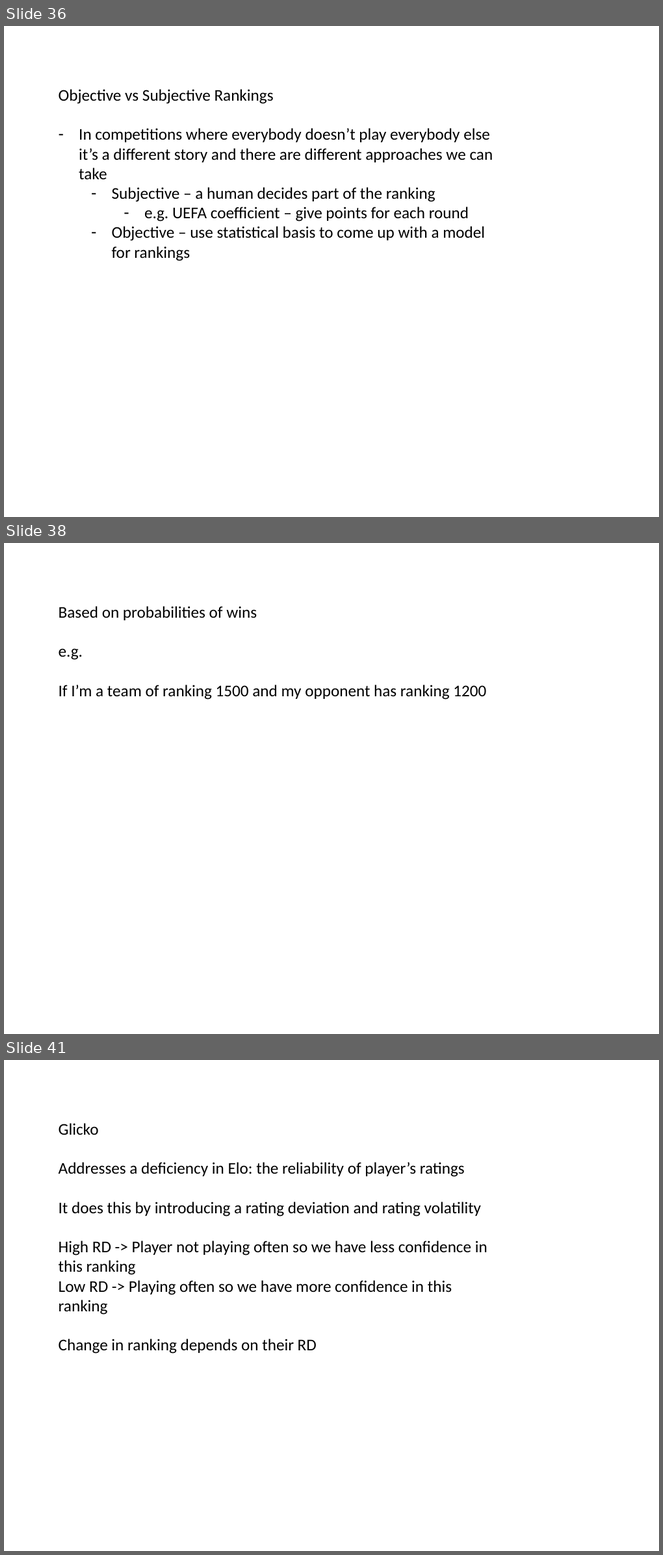
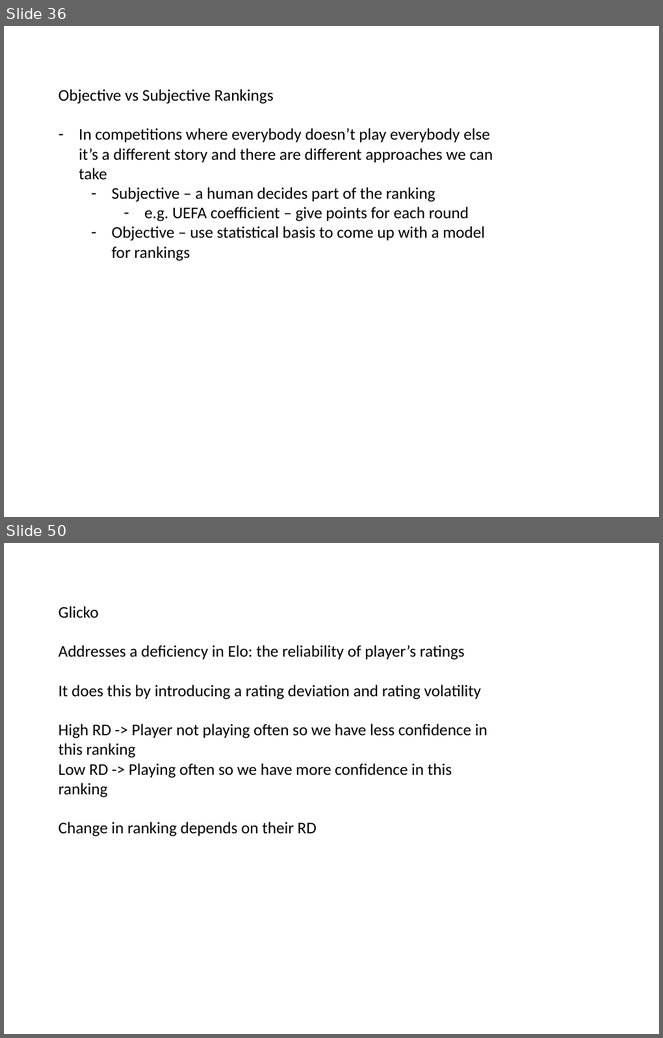
Before and after one commit to mneedham/ranking-algorithms, a slide deck: data-science-london.pptx. Shown one above the other, each under a label of ours: slides 36, 38 and 41 before the commit, slides 36 and 50 after it; the slides between them are not shown. The pictures are 663x1555 and 663x1038 pixels, drawn with LibreOffice and Linux fonts; fonts in the diff are those of the drawing. Boxes give left, top, right and bottom in pixels: in the first picture for what was removed or moved away, otherwise in the second. Text is boxed around its words. In the diff, an @@ line names an element or a change of style, - is before the commit and + after.

```diff
--- a/data-science-london.pptx
+++ b/data-science-london.pptx
@@ slide 38 removed at box(4, 543, 659, 1034), background #FFFFFF @@
@@ text removed at box(59, 606, 486, 700) @@
-Based on probabilities of wins
-e.g.
-If I’m a team of ranking 1500 and my opponent has ranking 1200
@@ what was slide 41 is now slide 50 @@
```
Also in this commit, not shown: 2 slides changed, 13 slides added, 2 other slides removed, 4 other files.
